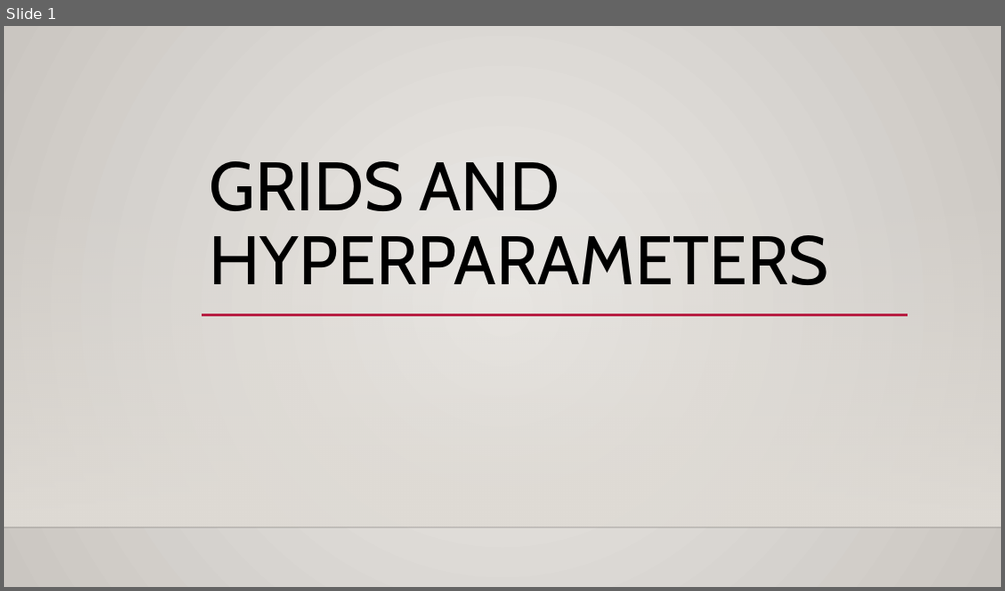
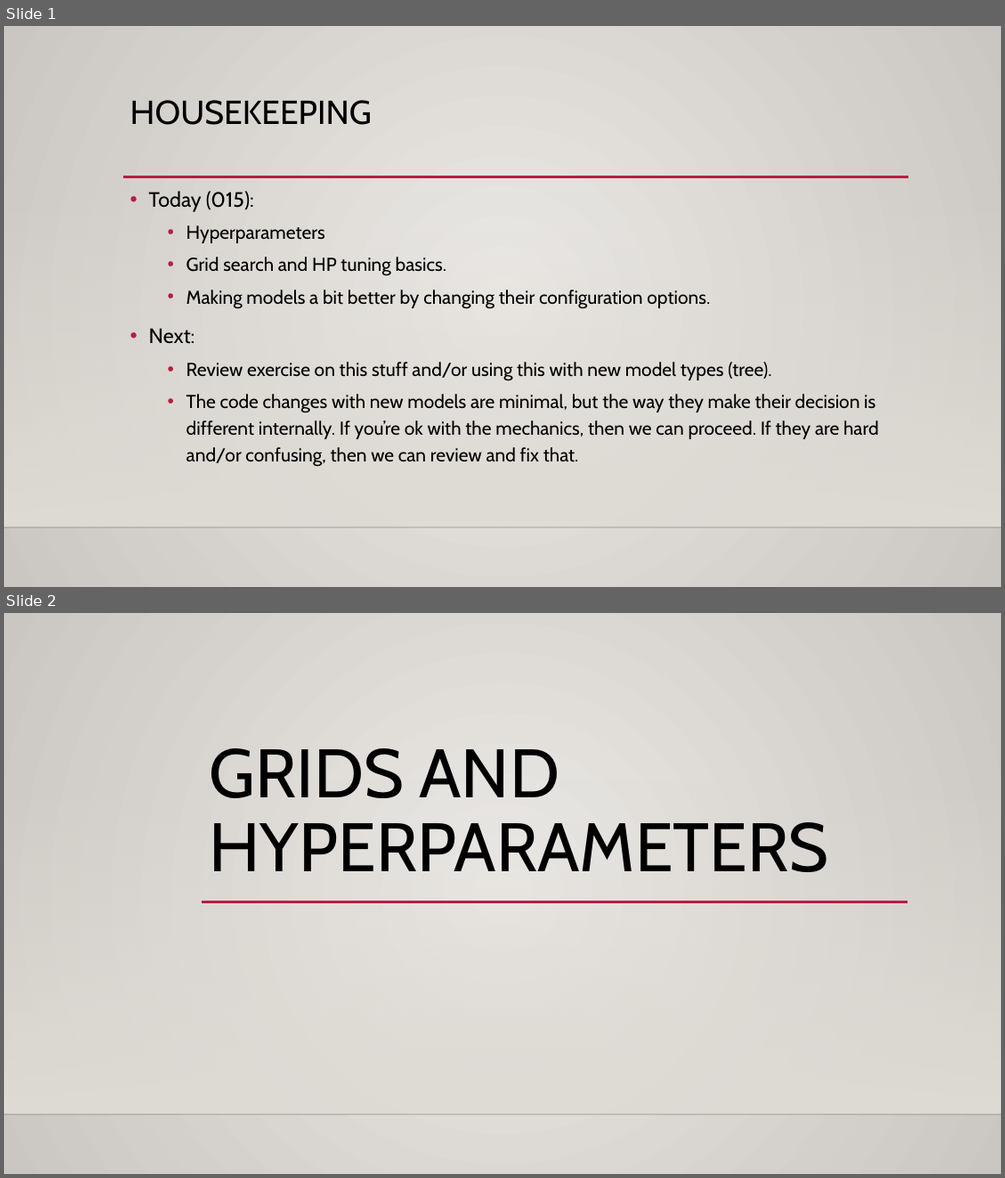
Before and after one commit to AkeemSemper/ML_for_Non_DS_Students, a slide deck: course_resources/slides/Used/017_Gridsearch.pptx. Shown one above the other, each under a label of ours: slide 1 before the commit, slides 1 and 2 after it. The pictures are 1005x591 and 1005x1178 pixels, drawn with LibreOffice and Linux fonts; fonts in the diff are those of the drawing; background and template pictures are left out. Boxes give left, top, right and bottom in pixels: in the first picture for what was removed or moved away, otherwise in the second. Text is boxed around its words. In the diff, an @@ line names an element or a change of style, - is before the commit and + after.

```diff
--- a/course_resources/slides/Used/017_Gridsearch.pptx
+++ b/course_resources/slides/Used/017_Gridsearch.pptx
@@ slide 1 added at <box>4,26,1001,587</box>, background gradient #ECEAE7 to #CAC7C1; not listed: 2 template elements that a slide beside it also shows @@
@@ title added at <box>130,100,372,125</box>, 32 pt, text #000000 @@
+HOUSEKEEPING
@@ line added from (123, 177) to (909, 177), #B71E42 2.5 pt @@
@@ text added at <box>149,191,879,467</box>, 18 pt, text #000000 @@
+• Today (015):
+  • Hyperparameters
+  • Grid search and HP tuning basics.
+  • Making models a bit better by changing their configuration options.
+• Next:
+  • Review exercise on this stuff and/or using this with new model types (tree).
+  • The code changes with new models are minimal, but the way they make their decision is different internally. If you’re ok with the mechanics, then we can proceed. If they are hard and/or confusing, then we can review and fix that.
@@ what was slide 1 is now slide 2 @@
```
Also in this commit, not shown: 1 slide changed, 2 other slides added, 1 other file.
